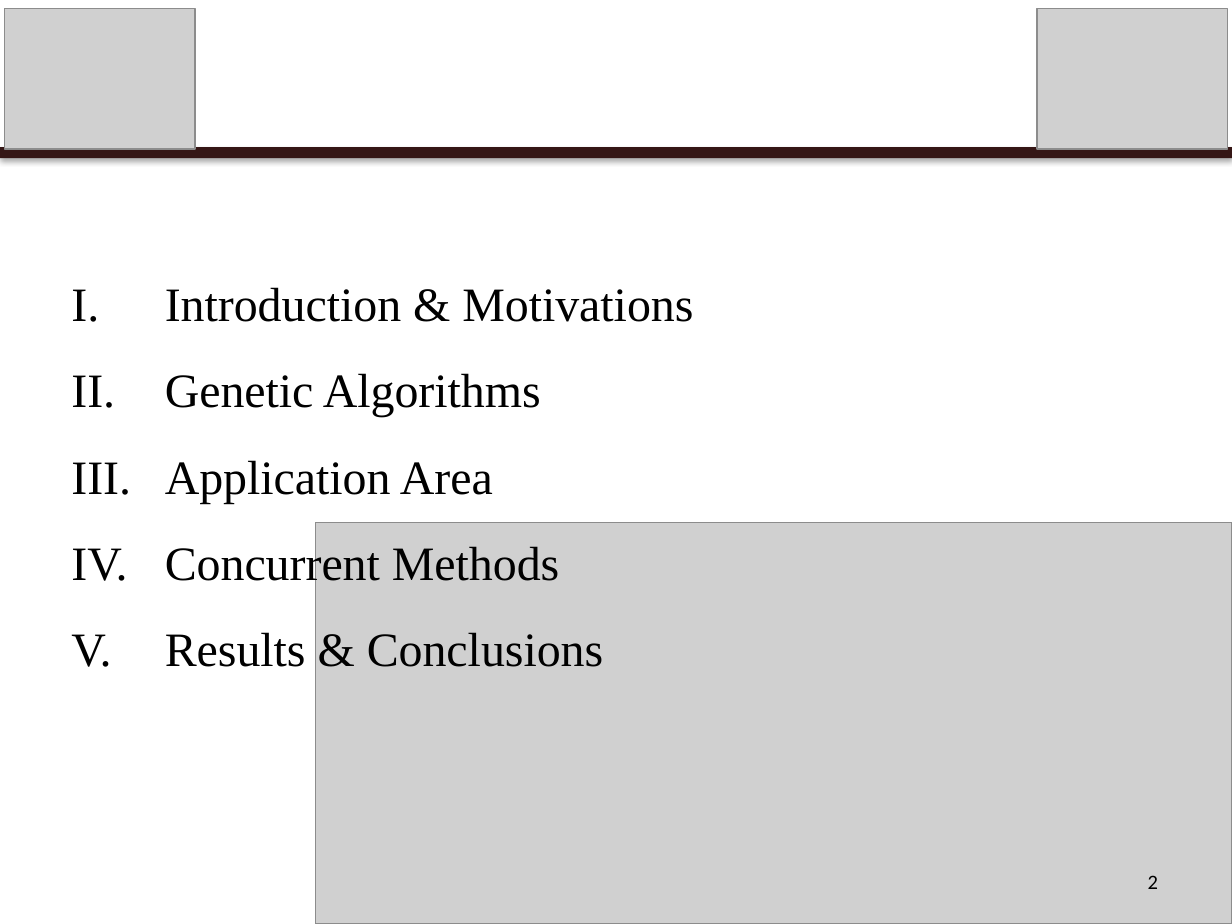
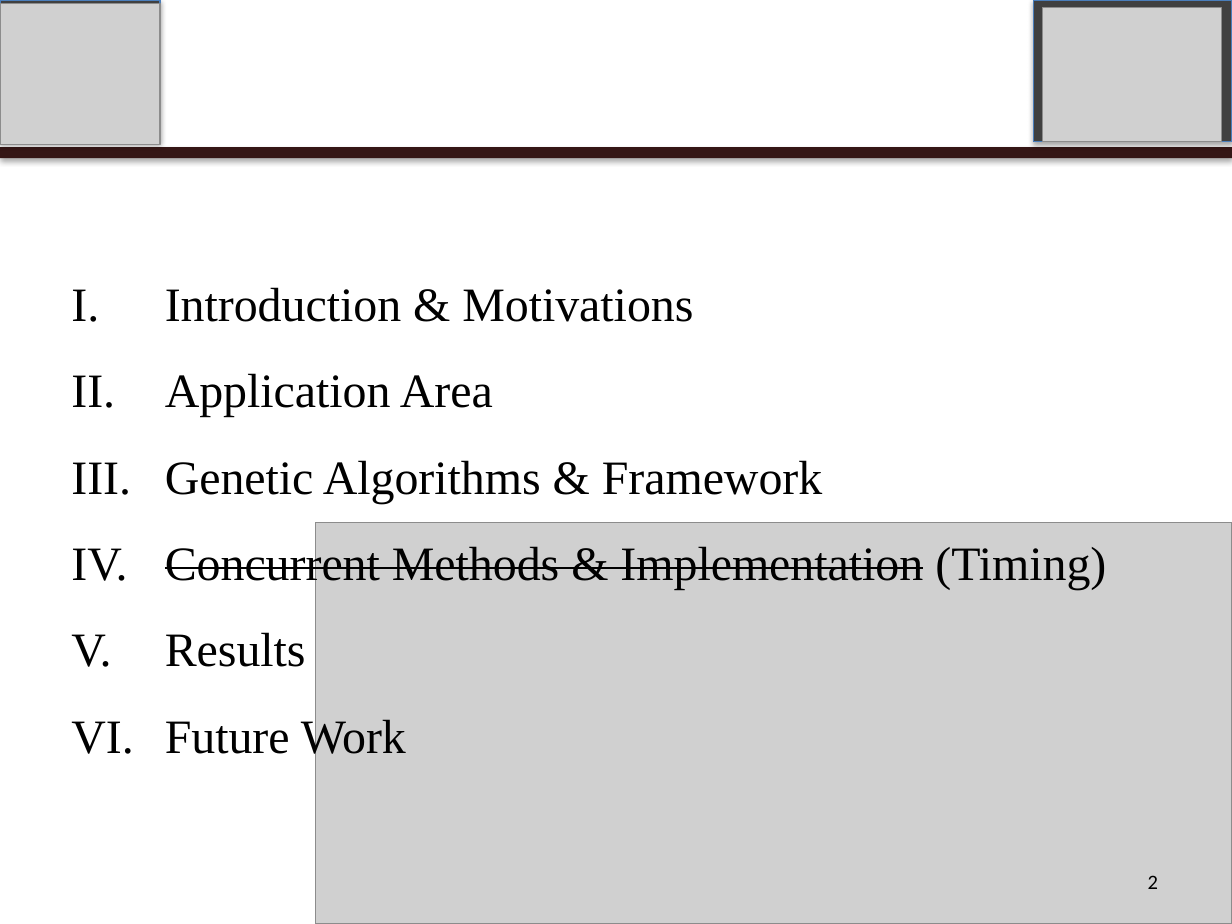
Before and after one commit to calebwherry/Concurrent-GARTH, a slide deck: slide 2 of doc/presentations/VT-CS-5510/Concurrent-GARTH.pptx. Drawn at 1232x924 pixels with LibreOffice and Linux fonts; fonts in the diff are those of the drawing; grey boxes stand for pictures; background and template pictures are left out. Boxes give left, top, right and bottom in pixels: in the first picture for what was removed or moved away, otherwise in the second. Text is boxed around its words. In the diff, an @@ line names an element or a change of style, - is before the commit and + after.

```diff
--- a/doc/presentations/VT-CS-5510/Concurrent-GARTH.pptx
+++ b/doc/presentations/VT-CS-5510/Concurrent-GARTH.pptx
@@ picture: place and size @@
-picture at box(5, 9, 195, 149)
+picture at box(0, 4, 160, 144)
@@ rectangle added at box(0, 0, 160, 142), fill #404040, outline #4B7EBC 0.75 pt @@
@@ rectangle added at box(1034, 0, 1232, 142), fill #404040, outline #4B7EBC 0.75 pt @@
@@ picture: place and size @@
-picture at box(1037, 9, 1227, 149)
+picture at box(1042, 7, 1221, 142)
@@ text at box(165, 373, 541, 417): paragraph removed @@
-II. Genetic Algorithms
@@ text at box(165, 460, 1106, 762): text changed @@
-IV. Concurrent Methods
-V. Results & Conclusions
+III. Genetic Algorithms & Framework
+IV. Concurrent Methods & Implementation (Timing)
+V. Results
+VI. Future Work
```
Also in this commit, not shown: 3 other slides changed, 6 slides added, 4 slides removed, 7 other files.
